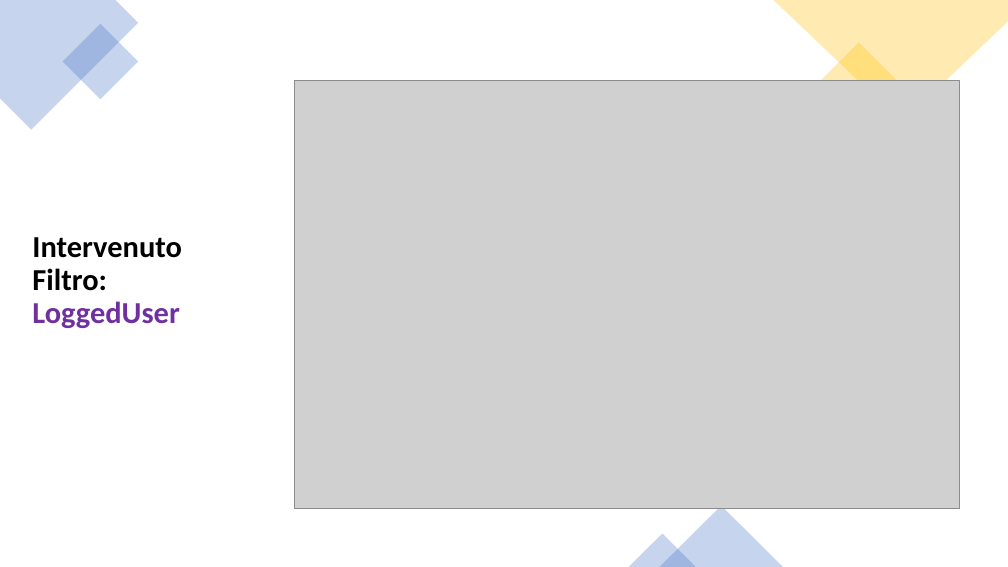
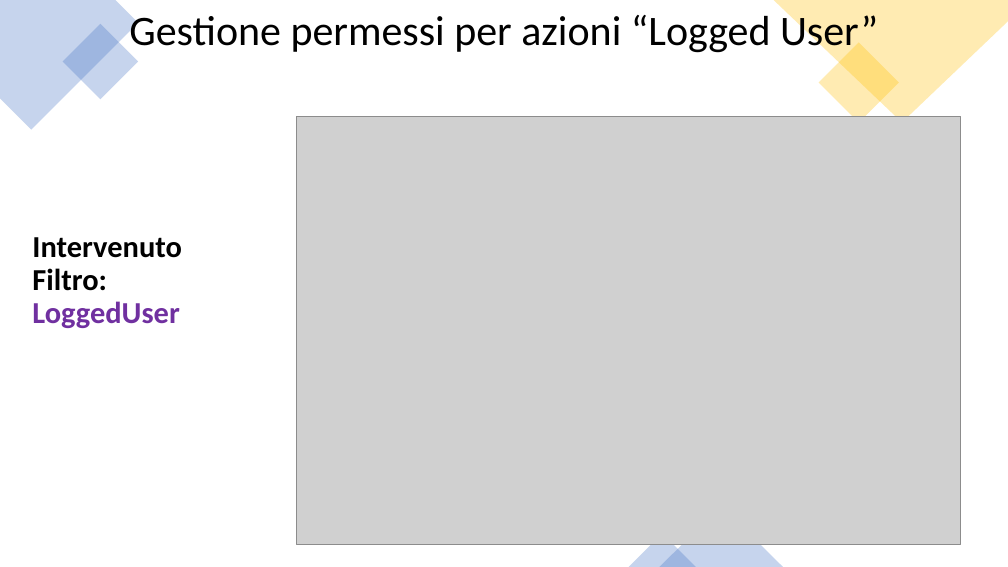
Before and after one commit to Giulsmoon/TecnologiePerIlWeb_Project1, a slide deck: slide 15 of Presentazioni Powerpoint/Progetto1_versione_PURE_HTML.pptx (slide 14 before the commit). Drawn at 1008x567 pixels with LibreOffice and Linux fonts; fonts in the diff are those of the drawing; grey boxes stand for pictures. Boxes give left, top, right and bottom in pixels: in the first picture for what was removed or moved away, otherwise in the second. Text is boxed around its words. In the diff, an @@ line names an element or a change of style, - is before the commit and + after.

Commit message:
pptx changes

```diff
--- a/Presentazioni Powerpoint/Progetto1_versione_PURE_HTML.pptx
+++ b/Presentazioni Powerpoint/Progetto1_versione_PURE_HTML.pptx
@@ text added at (129,11,878,56), 40 pt, text #000000 @@
+Gestione permessi per azioni “Logged User”
@@ picture: place and size @@
-picture at (295,80,960,508)
+picture at (296,116,961,544)
```
Also in this commit, not shown: 1 other slide changed, 1 slide added, 1 other file.
